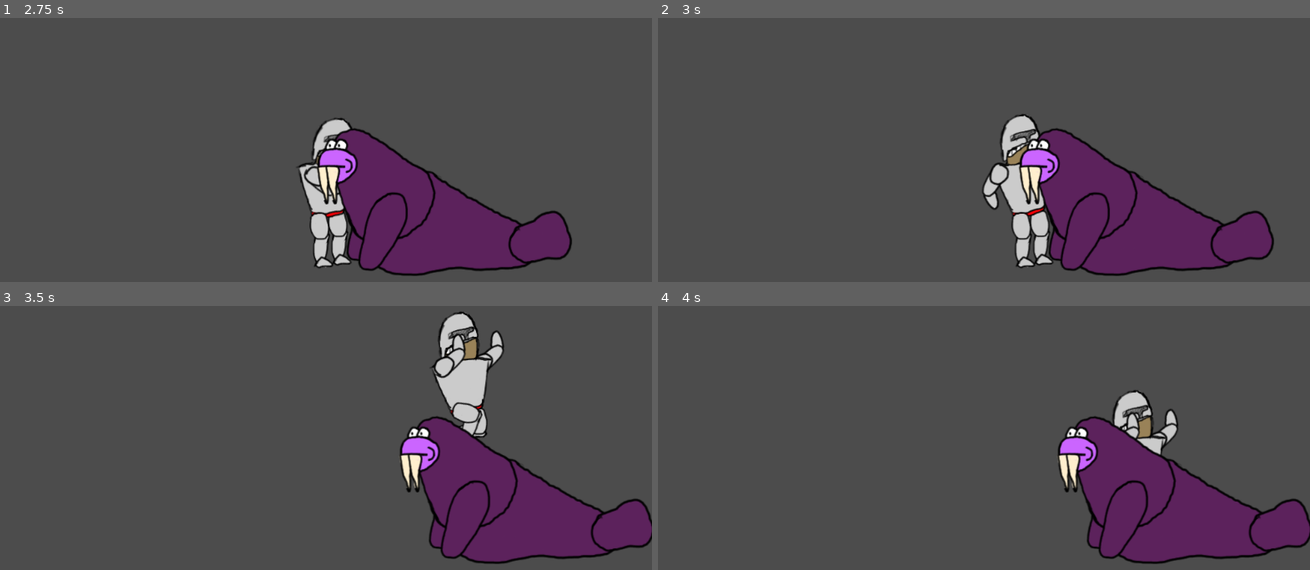
Above: before the commit, frames 1-4 (two rows, left to right).
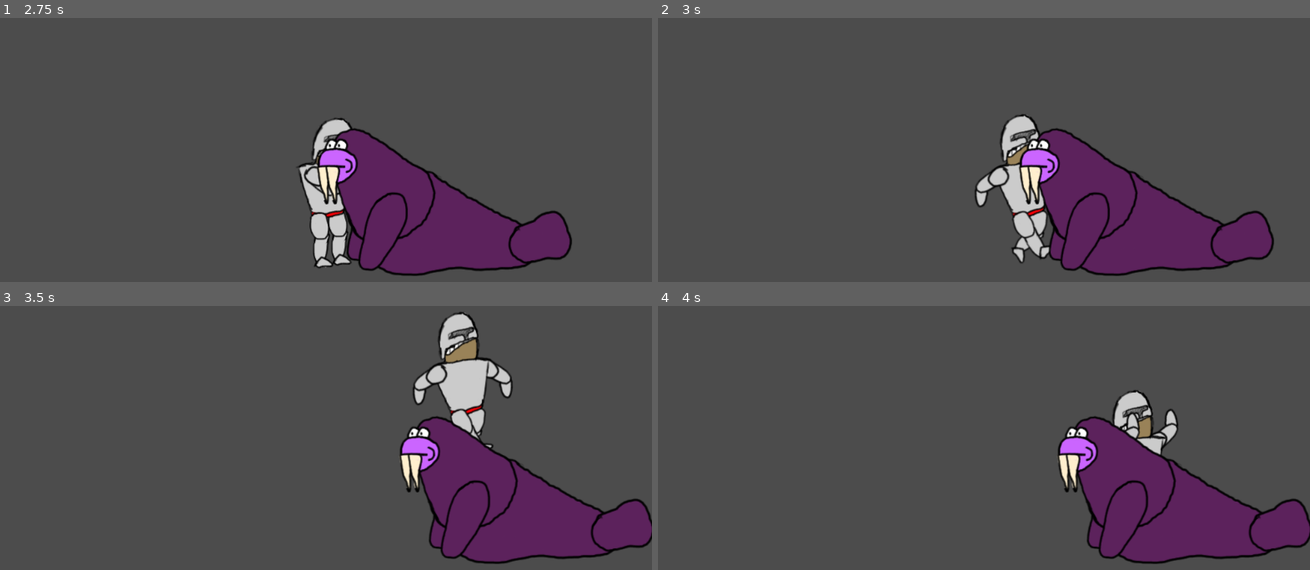
Above: after the commit, the same moments.

Repository: Wall-Dough/unstable
Game: Godot game, scene res://level/Level.tscn
Two runs of this game, one before a commit and one after it. Both use one fixed random seed, a clock stepped at 60 frames per second and the inputs below.
Inputs:
- Up to frame 1 (2.75 s): hold Right (move_right) 0.53-1.28 s; hold S (give) 0.53-1.28 s; tap Space (jump) at 0.77, 1.52 s; hold A (kick_left) 1.28-2.03 s; tap S (give) at 1.35 s; hold Right (move_right) from 2.03 s (still down); hold S (give) from 2.03 s (still down)
- Up to frame 2 (3 s): keep holding Right (move_right); release S (give) at 2.78 s; tap S (give) at 2.85 s
- Up to frame 3 (3.5 s): keep holding Right (move_right); tap Space (jump) at 3.02 s
- Up to frame 4 (4 s): release Right (move_right) at 3.53 s; hold A (kick_left) from 3.53 s (still down); hold S (give) from 3.53 s (still down); tap Space (jump) at 3.77 s

Frame 1 is identical in both runs. In frame 2, 1.1% of the frame differs, in the area x 48-61%, y 36-95%; in frame 3, 1.7%, in the area x 63-79%, y 2-54%; in frame 4, nothing differs.

Commit message:
Implement walk cycle

Diff:
--- a/player/Player.gd
+++ b/player/Player.gd
@@ -20,6 +20,9 @@
 
 func rest():
 	change_sprite(rest_sprite)
+
+func walk():
+	change_sprite($body.get_walk_sprite())
 
 func pet():
 	change_sprite($body/collision/sprite/pet)
@@ -76,7 +79,10 @@
 	else:
 		rest_sprite = $body/collision/sprite/rest
 		if none_pressed():
-			rest()
+			if direction != 0:
+				walk()
+			else:
+				rest()
 	if combat_mode:
 		if Input.is_action_just_pressed("punch_left"):
 			punch_left()
@@ -86,12 +92,8 @@
 			kick_left()
 		elif Input.is_action_just_pressed("kick_right"):
 			kick_right()
-		elif none_pressed():
-			rest()
 	else:
 		if Input.is_action_just_pressed("give"):
 			give()
 		elif Input.is_action_just_pressed("pet"):
 			pet()
-		elif none_pressed():
-			rest()
--- a/player/Player.tscn
+++ b/player/Player.tscn
@@ -90,4 +90,20 @@
 polygon = PoolVector2Array( 360.587, 561.333, 360.587, 524, 372.429, 494.317, 394.571, 485.031, 415.286, 488.603, 429.5 …(380 unchanged characters)…
 uv = PoolVector2Array( 360.587, 561.333, 360.587, 524, 372.429, 494.317, 394.571, 485.031, 415.286, 488.603, 429.571, 5 …(375 unchanged characters)…
 
+[node name="walk_a" type="Polygon2D" parent="body/collision/sprite"]
+visible = false
+position = Vector2( -9.42978, -121.998 )
+offset = Vector2( -537.553, -589.202 )
+texture = ExtResource( 1 )
+polygon = PoolVector2Array( 496.098, 563.934, 491.866, 529.945, 497.906, 502.428, 512, 484.307, 537.503, 481.623, 552.268, 492.361, 563.007, 515.851, 564.349, 554.777, 579.785, 556.12, 587.168, 593.703, 587.168, 613.167, 573.074, 634.643, 580.456, 662.831, 591.866, 682.294, 609.315, 687.663, 607.302, 698.401, 587.168, 715.18, 565.02, 700.415, 544.215, 663.502, 536.161, 682.965, 505.96, 700.415, 500.591, 719.878, 491.195, 717.865, 478.443, 695.717, 484.483, 682.294, 504.617, 662.831, 508.644, 639.341, 488.51, 621.22, 484.483, 591.019, 481.799, 566.858 )
+uv = PoolVector2Array( 496.098, 563.934, 491.866, 529.945, 497.906, 502.428, 512, 484.307, 537.503, 481.623, 552.268, 492.361, 563.007, 515.851, 564.349, 554.777, 579.785, 556.12, 587.168, 593.703, 587.168, 613.167, 573.074, 634.643, 580.456, 662.831, 591.866, 682.294, 609.315, 687.663, 607.302, 698.401, 587.168, 715.18, 565.02, 700.415, 544.215, 663.502, 536.161, 682.965, 505.96, 700.415, 500.591, 719.878, 491.195, 717.865, 478.443, 695.717, 484.483, 682.294, 504.617, 662.831, 508.644, 639.341, 488.51, 621.22, 484.483, 591.019, 481.799, 566.858 )
+
+[node name="walk_b" type="Polygon2D" parent="body/collision/sprite"]
+visible = false
+position = Vector2( -11.8784, -112.677 )
+offset = Vector2( -673.832, -598.936 )
+texture = ExtResource( 1 )
+polygon = PoolVector2Array( 634.148, 562.831, 595.893, 588.334, 592.537, 614.509, 599.248, 633.972, 605.96, 637.328, 616.027, 629.945, 622.738, 610.482, 633.477, 606.455, 650.926, 648.066, 659.651, 677.596, 648.913, 697.73, 649.584, 705.113, 667.705, 723.234, 675.758, 720.549, 678.443, 703.099, 703.275, 719.207, 725.423, 697.059, 720.054, 687.663, 705.289, 682.294, 713.342, 644.039, 710.658, 631.958, 714.685, 597.059, 724.752, 602.428, 736.832, 625.247, 745.557, 625.918, 754.282, 610.482, 750.255, 581.623, 728.779, 562.16, 702.604, 554.777, 701.933, 519.207, 686.497, 490.348, 669.047, 484.307, 647.57, 490.348, 634.148, 511.824, 630.792, 537.999 )
+uv = PoolVector2Array( 634.148, 562.831, 595.893, 588.334, 592.537, 614.509, 599.248, 633.972, 605.96, 637.328, 616.027, 629.945, 622.738, 610.482, 633.477, 606.455, 650.926, 648.066, 659.651, 677.596, 648.913, 697.73, 649.584, 705.113, 667.705, 723.234, 675.758, 720.549, 678.443, 703.099, 703.275, 719.207, 725.423, 697.059, 720.054, 687.663, 705.289, 682.294, 713.342, 644.039, 710.658, 631.958, 714.685, 597.059, 724.752, 602.428, 736.832, 625.247, 745.557, 625.918, 754.282, 610.482, 750.255, 581.623, 728.779, 562.16, 702.604, 554.777, 701.933, 519.207, 686.497, 490.348, 669.047, 484.307, 647.57, 490.348, 634.148, 511.824, 630.792, 537.999 )
+
 [connection signal="body_entered" from="body" to="body" method="_on_body_body_entered"]
--- a/player/body.gd
+++ b/player/body.gd
@@ -9,6 +9,9 @@
 var jump_speed = 600
 var jumped = false
 var jumping = false
+var walk_cycle = 0.5
+var walk_time = 0
+var cycle_precision = 100
 
 # Called when the node enters the scene tree for the first time.
 func _ready():
@@ -20,6 +23,13 @@
 	direction = new_dir
 	if direction != 0:
 		$collision.transform.x.x = direction
+
+func get_walk_sprite():
+	var cycle_pos = int(walk_time * cycle_precision) % int(walk_cycle * cycle_precision)
+	if cycle_pos > (walk_cycle * cycle_precision / 2):
+		return $collision/sprite/walk_a
+	else:
+		return $collision/sprite/walk_b
 
 func jump():
 	if jumping:
@@ -40,8 +50,11 @@
 
 
 # Called every frame. 'delta' is the elapsed time since the previous frame.
-#func _process(delta):
-#	pass
+func _process(delta):
+	if direction != 0:
+		walk_time += delta
+		while (walk_time >= walk_cycle):
+			walk_time -= walk_cycle
 
 func _on_body_body_entered(body):
 	if body.get_name() == "floor_body":
Binary file changed: images/textures.png
Not shown, changed: images/textures.kra
